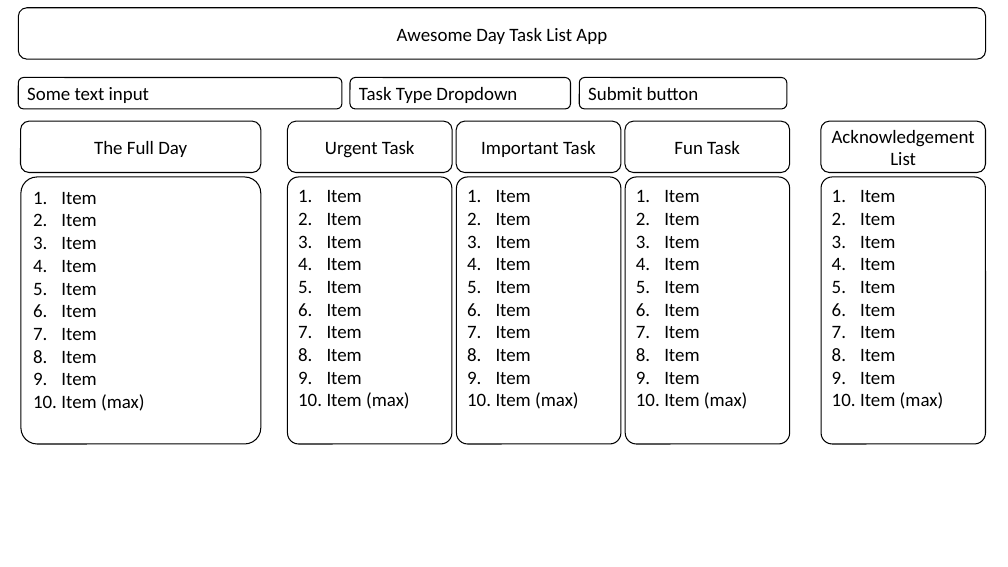
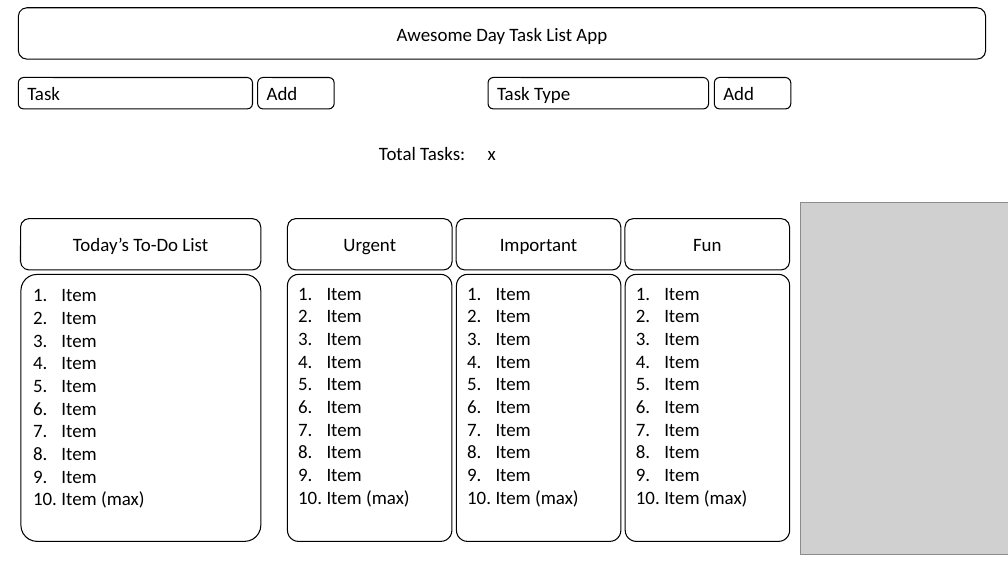
Before and after one commit to justinherfel/code-louisville-js-task-app, a slide deck: slide 1 of extra-files/code-louisville-js-task-app.pptx. Drawn at 1008x567 pixels with LibreOffice and Linux fonts; fonts in the diff are those of the drawing; grey boxes stand for pictures. Boxes give left, top, right and bottom in pixels: in the first picture for what was removed or moved away, otherwise in the second. Text is boxed around its words. In the diff, an @@ line names an element or a change of style, - is before the commit and + after.

```diff
--- a/extra-files/code-louisville-js-task-app.pptx
+++ b/extra-files/code-louisville-js-task-app.pptx
@@ rounded rectangle "Task": place and size @@
-rounded rectangle "Task" at [18,78,342,110]
+rounded rectangle "Task" at [18,78,253,110]
@@ text in rounded rectangle at [27,87,60,100]: text changed @@
-Some text input
+Task
@@ rounded rectangle added at [258,78,334,110], outline #000000 1 pt, 18 pt, text #000000 @@
+Add
@@ rounded rectangle "Task Type": place and size @@
-rounded rectangle "Task Type" at [350,78,571,110]
+rounded rectangle "Task Type" at [488,78,709,110]
@@ text in rounded rectangle at [497,87,570,103]: text changed @@
-Task Type Dropdown
+Task Type
@@ rounded rectangle removed at [579,78,787,110] @@
-Submit button
@@ rounded rectangle added at [715,78,791,110], outline #000000 1 pt, 18 pt, text #000000 @@
+Add
@@ text added at [379,147,465,160], 18 pt, text #000000 @@
+Total Tasks:
@@ rounded rectangle removed at [821,121,986,172] @@
-Acknowledgement List
@@ text added at [488,151,496,160], 18 pt, text #000000 @@
+x
@@ rounded rectangle removed at [821,177,986,444] @@
-1. Item
-2. Item
-3. Item
-4. Item
-5. Item
-6. Item
-7. Item
-8. Item
-9. Item
-10. Item (max)
@@ picture added at [801,202,1008,554] @@
@@ 4 rounded rectangles: place and size @@
-4 rounded rectangles at [20,121,790,172]
+4 rounded rectangles at [20,219,790,270]
@@ text in rounded rectangle at [73,238,208,254]: text changed @@
-The Full Day
+Today’s To-Do List
@@ text in rounded rectangle at [343,239,396,255]: text changed @@
-Urgent Task
+Urgent
@@ text in rounded rectangle at [500,239,577,254]: text changed @@
-Important Task
+Important
@@ text in rounded rectangle at [693,239,722,251]: text changed @@
-Fun Task
+Fun
@@ 4 rounded rectangles: place and size @@
-4 rounded rectangles at [21,177,790,444]
+4 rounded rectangles at [21,274,790,541]
```
Also in this commit, not shown: 2 other files.
